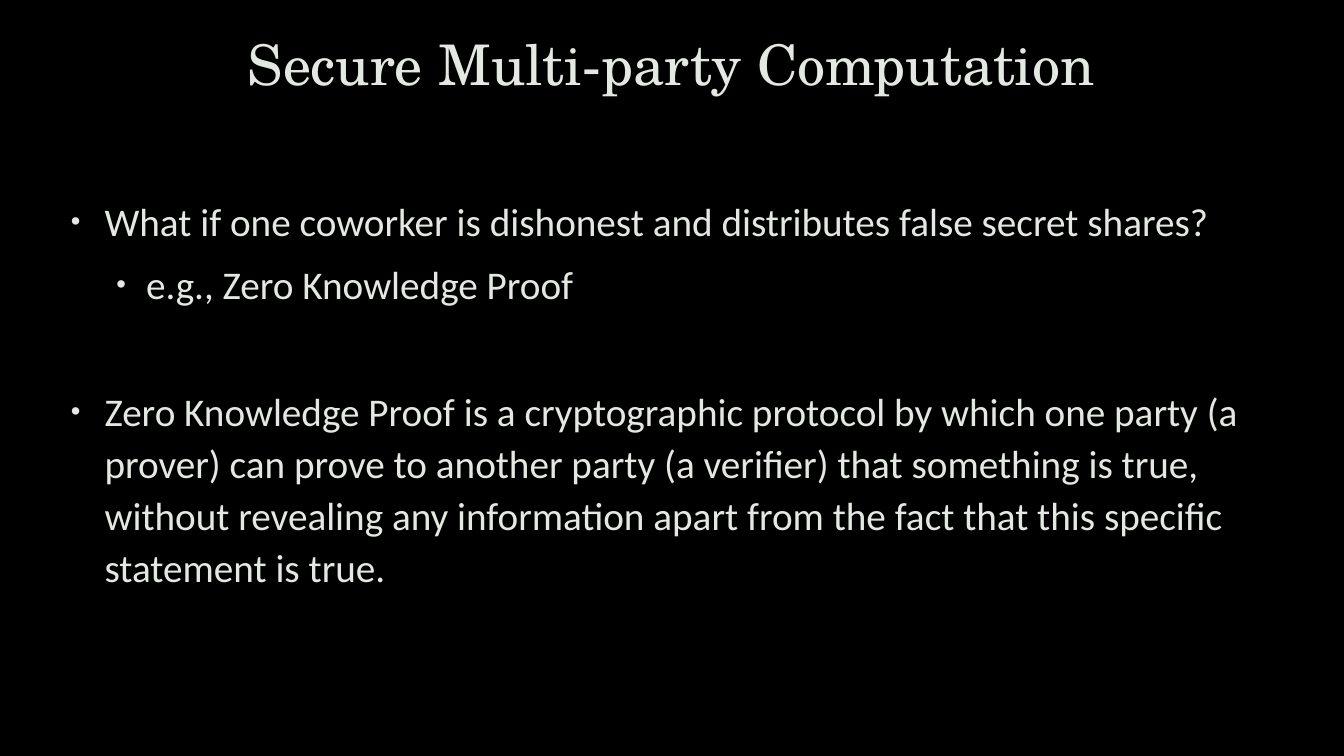
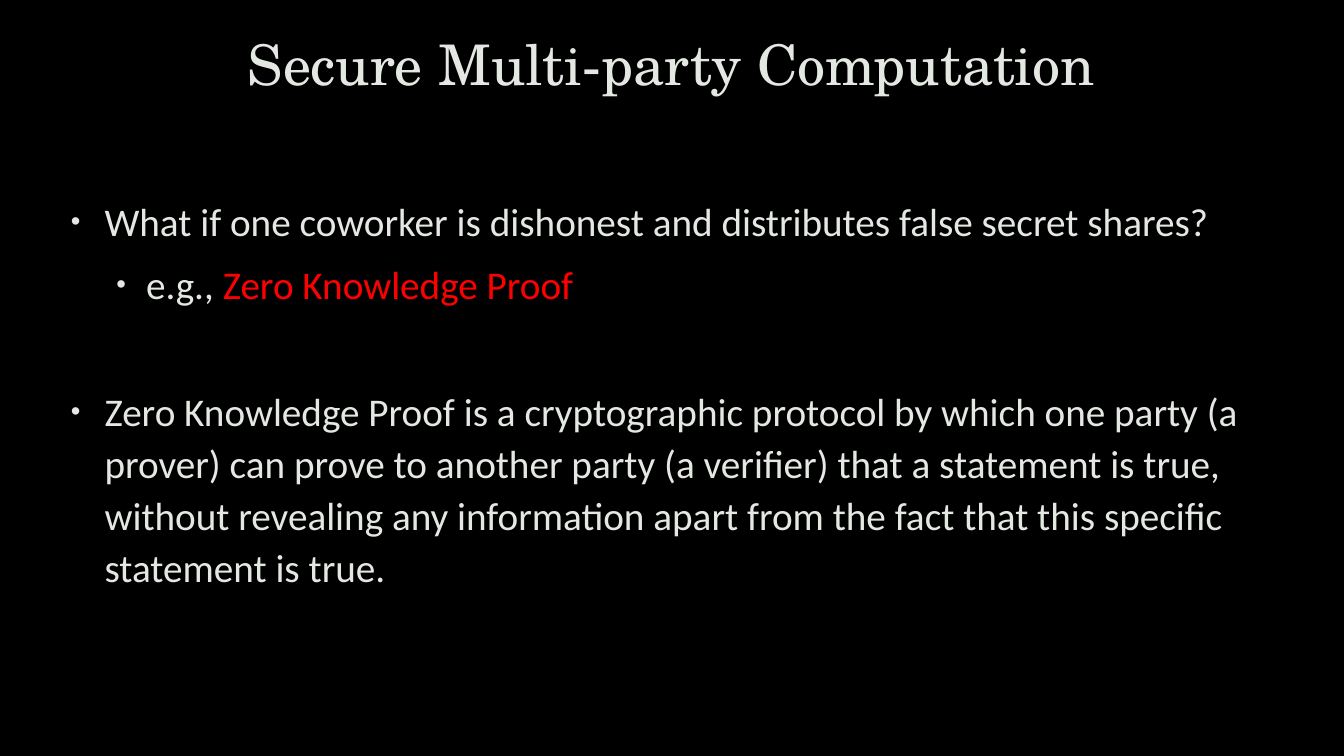
Before and after one commit to uwacyber/cits1003, a slide deck: slide 27 of cits1003-lecture_slides/CITS1003-A Cyber Law and CI_CPS-exercises.pptx (slide 25 before the commit). Drawn at 1344x756 pixels with LibreOffice and Linux fonts; fonts in the diff are those of the drawing; background and template pictures are left out. Boxes give left, top, right and bottom in pixels: in the first picture for what was removed or moved away, otherwise in the second. Text is boxed around its words. In the diff, an @@ line names an element or a change of style, - is before the commit and + after.

```diff
--- a/cits1003-lecture_slides/CITS1003-A Cyber Law and CI_CPS-exercises.pptx
+++ b/cits1003-lecture_slides/CITS1003-A Cyber Law and CI_CPS-exercises.pptx
@@ text at <box>146,271,573,306</box>: text colour #E4E8E2 to #FF0000 in "Zero Knowledge Proof" @@
@@ text at <box>105,397,1238,583</box>: text changed @@
-• Zero Knowledge Proof is a cryptographic protocol by which one party (a prover) can prove to another party (a verifier) that something is true, without revealing any information apart from the fact that this specific statement is true.
+• Zero Knowledge Proof is a cryptographic protocol by which one party (a prover) can prove to another party (a verifier) that a statement is true, without revealing any information apart from the fact that this specific statement is true.
```
Also in this commit, not shown: 33 other slides changed, 13 slides added, 19 slides removed.
